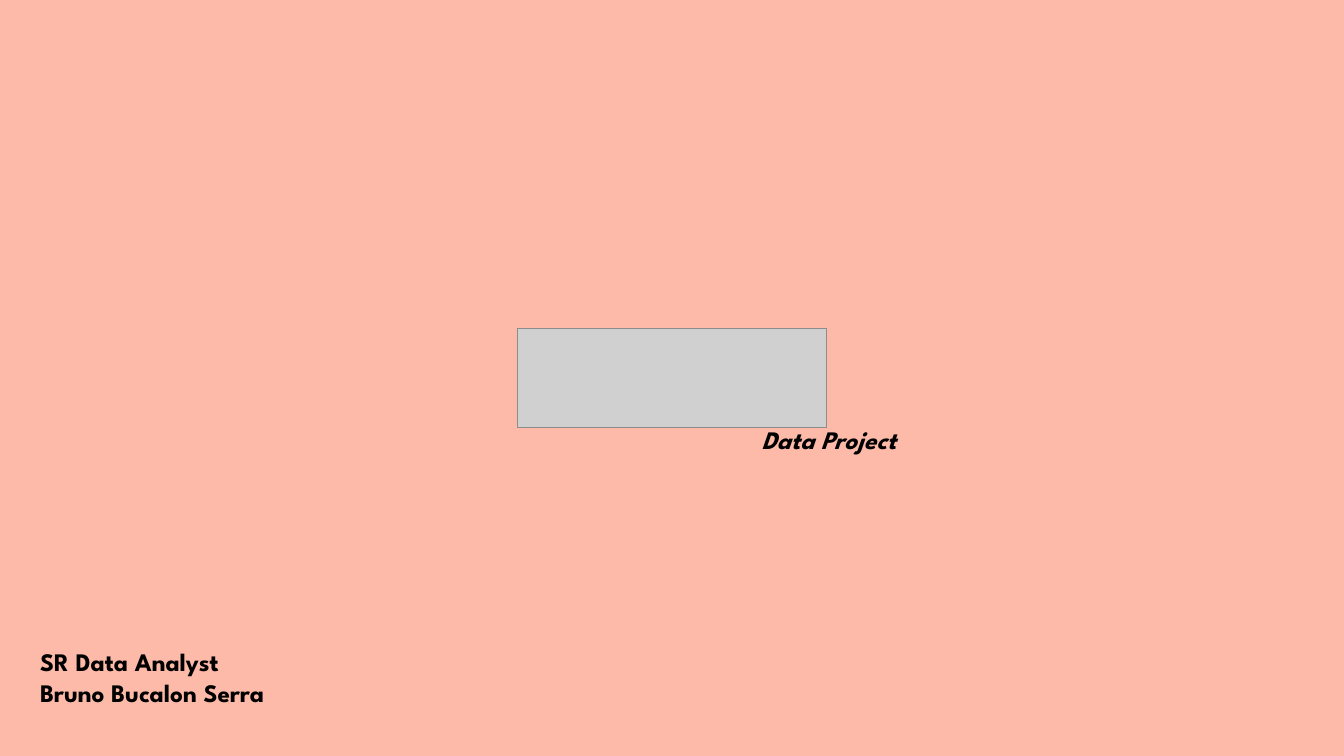
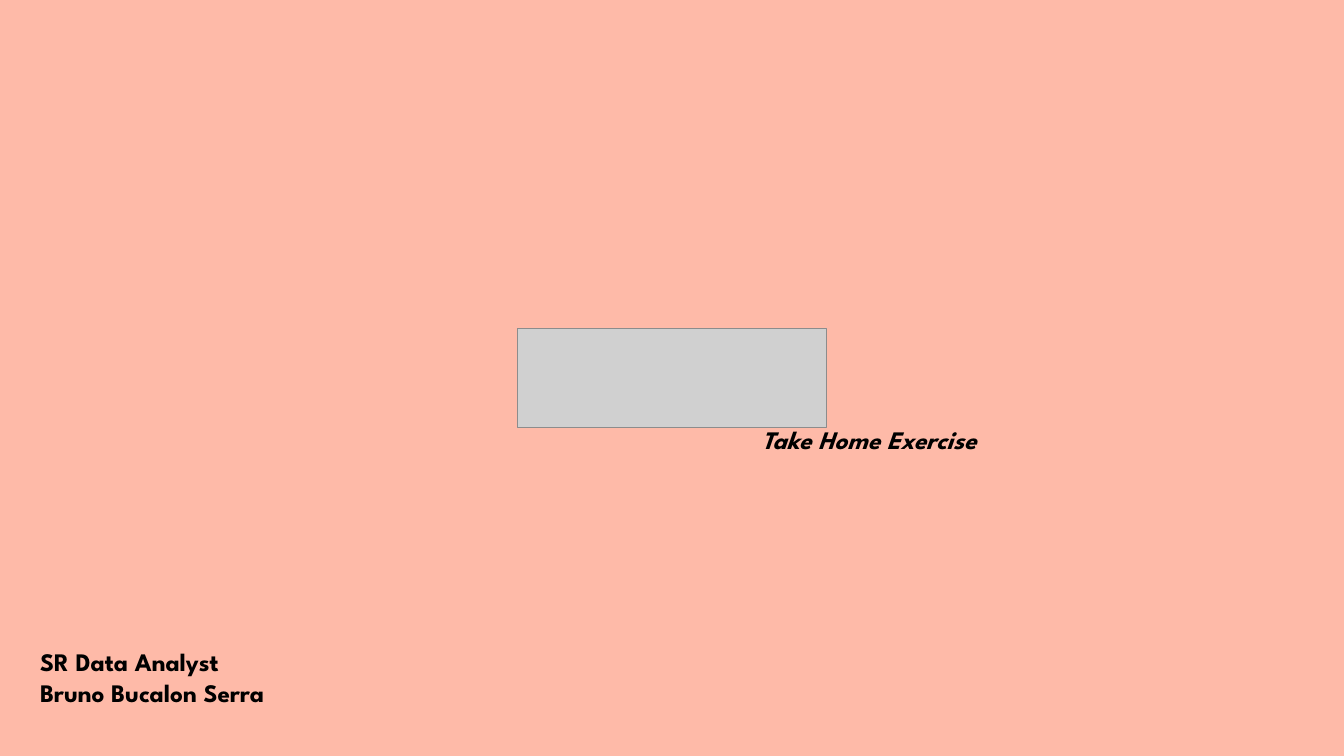
Before and after one commit to bbucalonserra/sales-membership-analysis, a slide deck: slide 1 of presentation.pptx. Drawn at 1344x756 pixels with LibreOffice and Linux fonts; fonts in the diff are those of the drawing; grey boxes stand for pictures. Boxes give left, top, right and bottom in pixels: in the first picture for what was removed or moved away, otherwise in the second. Text is boxed around its words. In the diff, an @@ line names an element or a change of style, - is before the commit and + after.

```diff
--- a/presentation.pptx
+++ b/presentation.pptx
@@ text at [762, 423, 977, 450]: text changed @@
-Data Project
+Take Home Exercise
```
Also in this commit, not shown: 10 other slides changed, 7 slides added, 2 other files.
